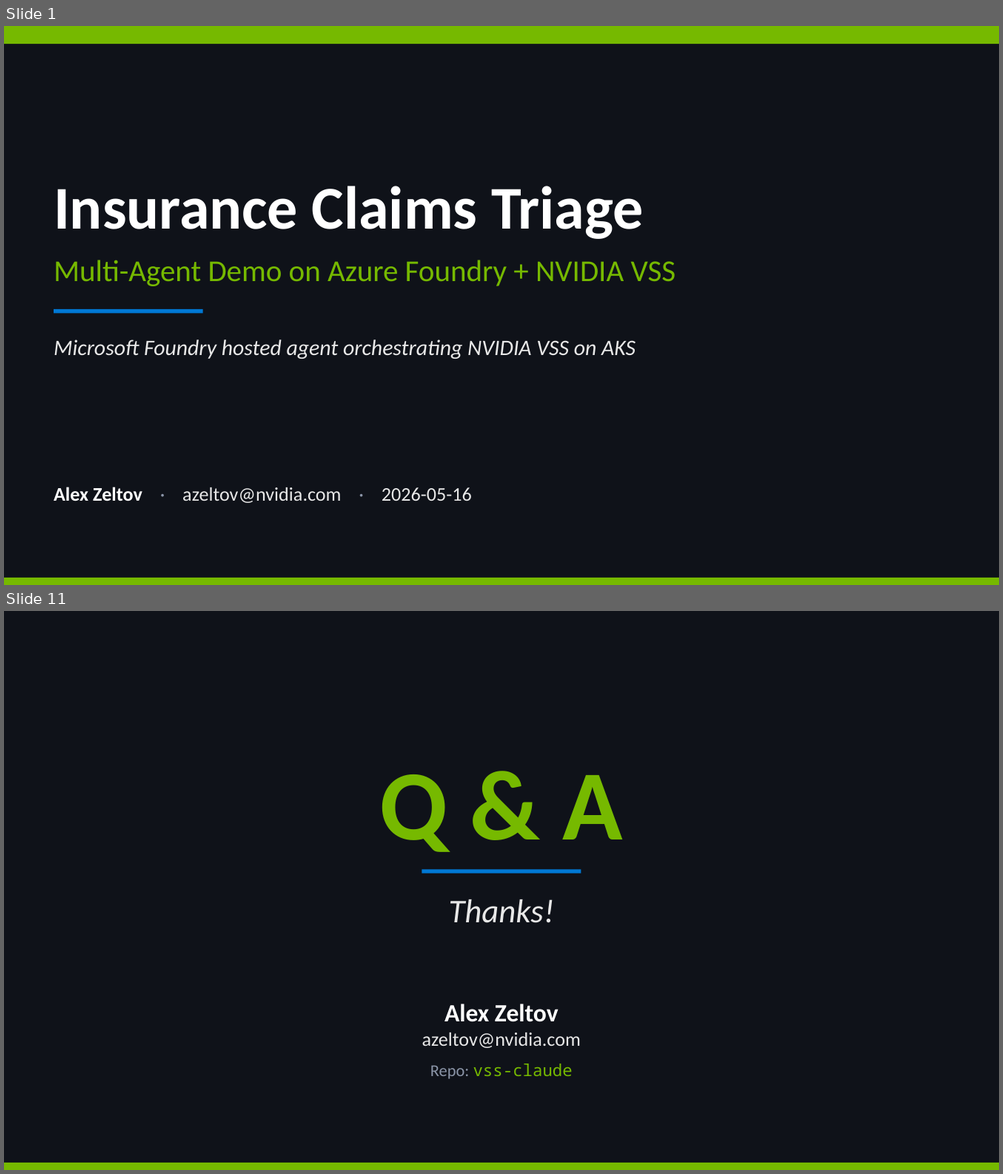
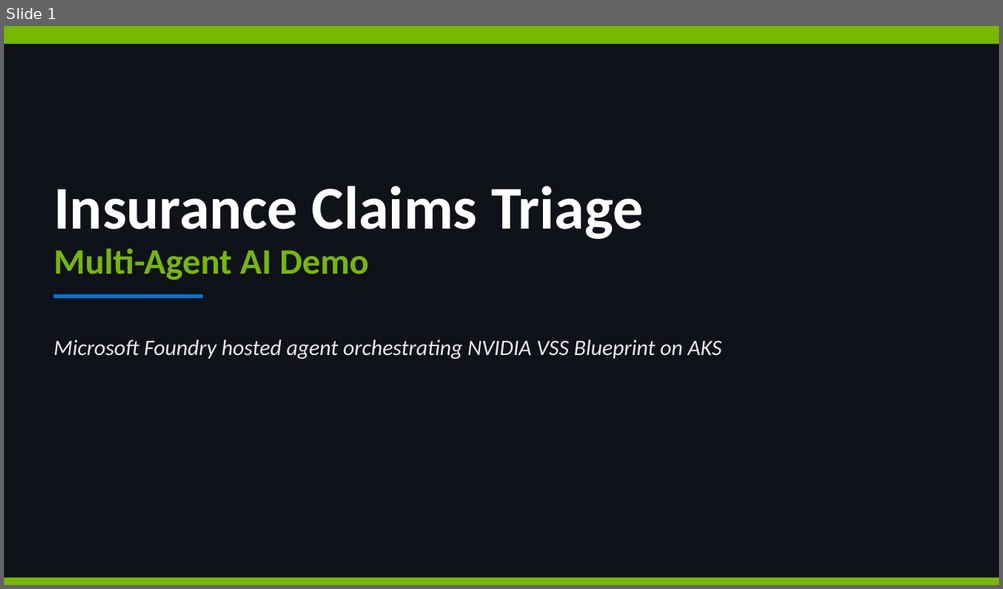
Before and after one commit to azeltov/vss-msbuild-demo, a slide deck: demo/insurance-claims-architecture.pptx. Shown one above the other, each under a label of ours: slides 1 and 11 before the commit, slide 1 after it; the slides between them are not shown. The pictures are 1003x1174 and 1003x589 pixels, drawn with LibreOffice and Linux fonts; fonts in the diff are those of the drawing. Boxes give left, top, right and bottom in pixels: in the first picture for what was removed or moved away, otherwise in the second. Text is boxed around its words. In the diff, an @@ line names an element or a change of style, - is before the commit and + after.

```diff
--- a/demo/insurance-claims-architecture.pptx
+++ b/demo/insurance-claims-architecture.pptx
@@ slide 11 removed at (x1=4, y1=611, x2=999, y2=1170), background #0F1219 @@
@@ text removed at (x1=379, y1=775, x2=623, y2=852) @@
-Q & A
@@ rectangle removed at (x1=421, y1=869, x2=581, y2=874) @@
@@ text removed at (x1=449, y1=900, x2=555, y2=923) @@
-Thanks!
@@ text removed at (x1=422, y1=1004, x2=580, y2=1079) @@
-Alex Zeltov
-azeltov@nvidia.com
-Repo: vss-claude
@@ rectangle removed at (x1=4, y1=1163, x2=999, y2=1170) @@
@@ slide 1 changed as well @@
@@ text at (x1=54, y1=249, x2=369, y2=280): text changed; size 22 to 26 pt; bold on @@
-Multi-Agent Demo on Azure Foundry + NVIDIA VSS
+Multi-Agent AI Demo
@@ rectangle moved from (x1=54, y1=309, x2=203, y2=313) to (x1=54, y1=295, x2=203, y2=298) @@
@@ text at (x1=54, y1=340, x2=722, y2=359): text changed @@
-Microsoft Foundry hosted agent orchestrating NVIDIA VSS on AKS
+Microsoft Foundry hosted agent orchestrating NVIDIA VSS Blueprint on AKS
@@ text removed at (x1=54, y1=487, x2=472, y2=503) @@
-Alex Zeltov · azeltov@nvidia.com · 2026-05-16
```
Also in this commit, not shown: 9 other slides changed, 2 slides added, 1 other file.
